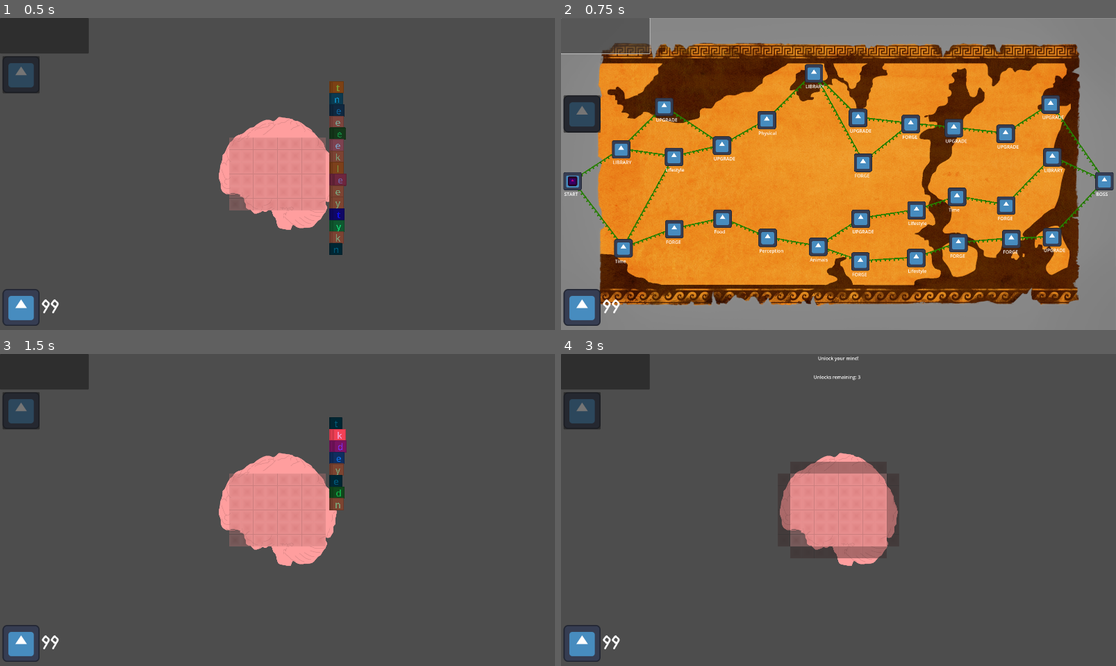
Above: before the commit, frames 1-4 (two rows, left to right).
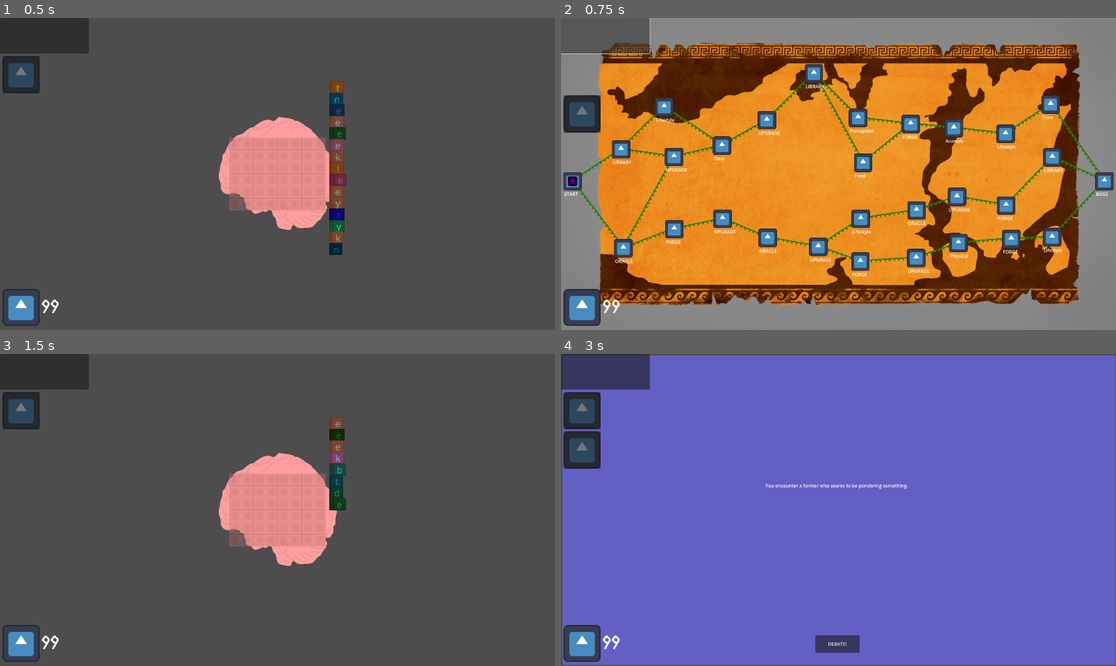
Above: after the commit, the same moments.

Repository: hulien22/ldjam54
Game: Godot game, scene res://scenes/main.tscn
Two runs of this game, one before a commit and one after it. Both use one fixed random seed, a clock stepped at 60 frames per second and the inputs below. The engine's default icon, where the game draws it, is replaced by a stand-in: a white triangle on a blue panel in a dark square.
Inputs (mouse positions are in pixels of both pictures, inside the frame that each line leads up to):
- Up to frame 1 (0.5 s): no input
- Up to frame 2 (0.75 s): click (605, 36) at 0.5 s
- Up to frame 3 (1.5 s): click (61, 485) at 1.27 s
- Up to frame 4 (3 s): click (605, 372) at 2 s; click (666, 444) at 2.77 s

Frame 1 is identical in both runs. In frame 2, 0.6% of the frame differs, in the area x 9-91%, y 31-83%; in frame 3, 0.7%; in frame 4, 97%, in the area x 0-100%, y 0-100%.

Commit message:
next level

Diff:
--- a/scripts/Map.gd
+++ b/scripts/Map.gd
@@ -20,18 +20,18 @@
 
 const location_scene = preload("res://scenes/location.tscn")
 
-func random_location() -> Location.LOCATION:
+func random_location(connections: Array[Location]) -> Location.LOCATION:
 	var value = rng.randi_range(1, 100)
-	if value <= 30:
-		return Location.LOCATION.COMBAT
-	elif value <= 30:
+	if value <= 30 and !connections.any(func(x): return x.location_type == Location.LOCATION.UPGRADE):
+		return Location.LOCATION.UPGRADE
+	elif value <= 30 and !connections.any(func(x): return x.location_type == Location.LOCATION.ORACLE):
 		return Location.LOCATION.ORACLE
-	elif value <= 50:
+	elif value <= 50 and !connections.any(func(x): return x.location_type == Location.LOCATION.LIBRARY):
 		return Location.LOCATION.LIBRARY
-	elif value <= 70:
+	elif value <= 70 and !connections.any(func(x): return x.location_type == Location.LOCATION.FORGE):
 		return Location.LOCATION.FORGE
 	else:
-		return Location.LOCATION.UPGRADE
+		return Location.LOCATION.COMBAT
 
 func _ready():
 	var total_length = get_viewport().get_visible_rect().size.x - right_margin - left_margin
@@ -56,12 +56,13 @@
 		var width_offset = center_height if rand_width == 1 else top_margin
 		var is_active = i == length -1
 		for j in rand_width:
+			var taken_types = {}
 			var connections: Array[Location] = []
 			for k in width_ratio:
 				connections.append(prev_layer[floor(j*connect_offset)+k])
 			var node = location_scene.instantiate()
 			var total_radius = (float(width-rand_width+1)/width * total_width)/2 * jitter_width_bias
-			node.init(random_location(), Vector2(length_offset + rng.randf_range(-jitter_length_radius, jitter_length_radius), width_offset + rng.randf_range(-total_radius, total_radius)), is_active, connections)
+			node.init(random_location(connections), Vector2(length_offset + rng.randf_range(-jitter_length_radius, jitter_length_radius), width_offset + rng.randf_range(-total_radius, total_radius)), is_active, connections)
 			$MapHolder.add_child(node)
 			node.moved_to_location.connect(_on_moved_to_location)
 			width_offset += total_width/(rand_width-1)
--- a/scripts/main.gd
+++ b/scripts/main.gd
@@ -20,10 +20,14 @@
 var scene_state_: GameSceneState = GameSceneState.IN_LEVEL;
 
 var map
+var stage
 var brain_preview
 var current_node
+var on_boss
 
 func _ready():
+	on_boss = false
+	stage = 0
 	show_brain(false);
 	map = map_scene.instantiate()
 	map.connect("moved_to_location", _on_moved_to_location)
@@ -57,6 +61,7 @@
 			show_brain(false);
 		Location.LOCATION.BOSS:
 			node = boss_scene.instantiate()
+			on_boss = true
 			show_brain(false);
 		Location.LOCATION.LIBRARY:
 			node = library_scene.instantiate()
@@ -91,11 +96,24 @@
 #	$Brain.scale = s;
 func _end_scene():
 	if current_node != null:
+		if on_boss:
+			next_stage()
 		$SceneHolder.remove_child(current_node)
 		current_node.queue_free();
 	show_brain(false);
 	switch_to_game_scene_state(GameSceneState.ON_MAP);
 	$SceneHolder.add_child(map)
+
+func next_stage():
+	on_boss = false
+	stage += 1
+	if map:
+		$SceneHolder.remove_child(map)
+		map.queue_free()
+	map = map_scene.instantiate()
+	map.connect("moved_to_location", _on_moved_to_location)
+	map.get_node("AnimatedSprite2D").frame = stage
+	#$SceneHolder.add_child(map)
 
 func show_brain(show: bool = true):
 	$Brain.visible = show;
Not shown: 1 places in scenes/map.tscn that only renumber resources
